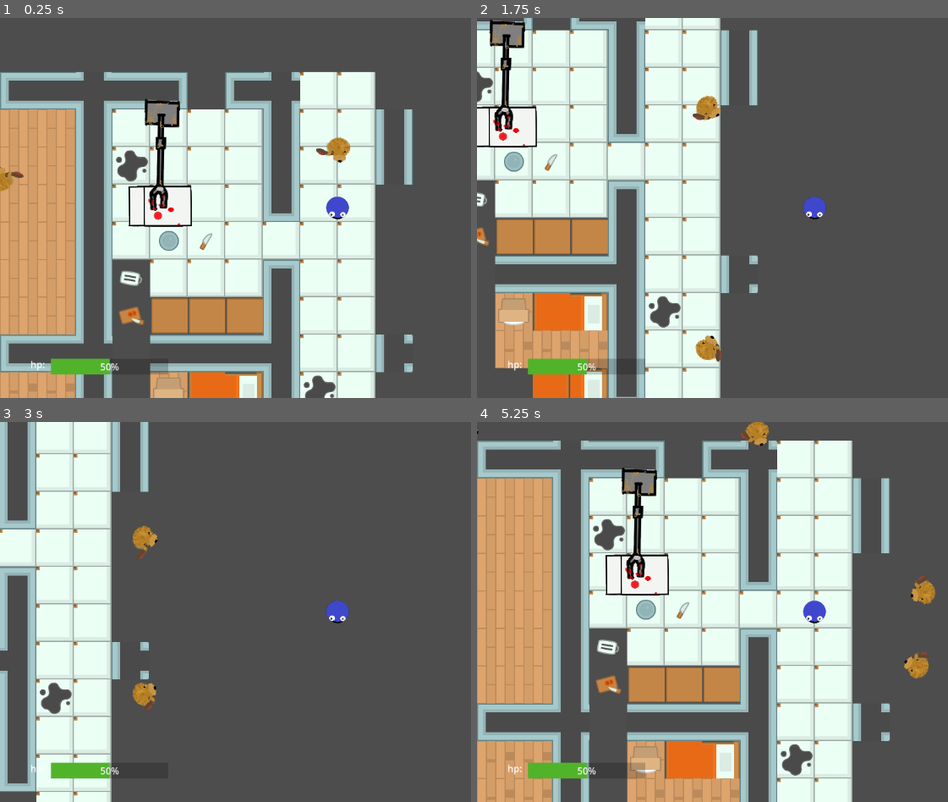
Above: before the commit, frames 1-4 (two rows, left to right).
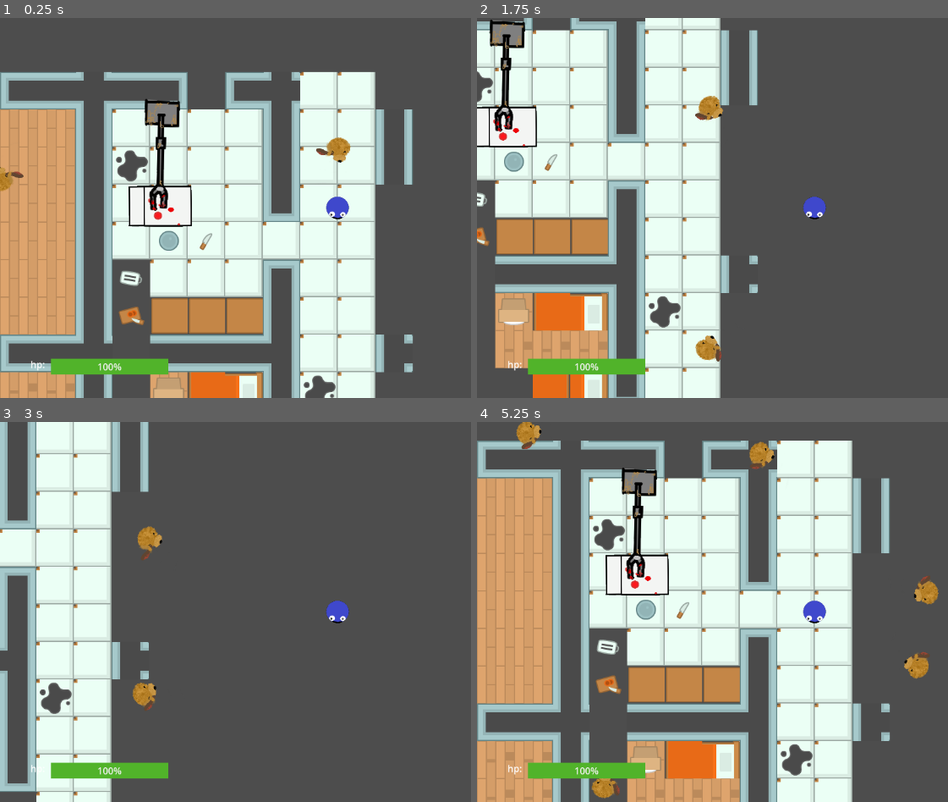
Above: after the commit, the same moments.

Repository: Tvorba-her-v-pohybu/cookie-monster
Game: Godot game, scene res://main.tscn
The game is run twice, just before and just after one commit, with the same random seed, the same clock (stepped at 60 frames per second) and the same inputs.
Inputs:
- Up to frame 1 (0.25 s): no input
- Up to frame 2 (1.75 s): hold Right (ui_right) 0.53-1.28 s; hold Down (ui_down) from 1.28 s (still down)
- Up to frame 3 (3 s): release Down (ui_down) at 2.03 s; hold Right (ui_right) 2.03-2.78 s; hold Up (ui_up) from 2.78 s (still down)
- Up to frame 4 (5.25 s): release Up (ui_up) at 3.53 s; hold Left (ui_left) 3.53-5.03 s; hold Down (ui_down) from 5.03 s (still down)

The runs differ from the first frame. In frame 1, 0.6% of the frame differs, in the area x 20-36%, y 89-94%; in frame 2, 0.7%; in frame 3, 0.8%; in frame 4, 1.8%, in the area x 0-99%, y 0-100%.

Commit message:
dmg

Diff:
--- /dev/null
+++ b/godot_project/canvas_layer.gd
@@ -0,0 +1,11 @@
+extends CanvasLayer
+
+
+# Called when the node enters the scene tree for the first time.
+func _ready() -> void:
+	pass # Replace with function body.
+
+
+# Called every frame. 'delta' is the elapsed time since the previous frame.
+func _process(delta: float) -> void:
+	%Healthbar.value = %CharacterBody2D.health
--- a/godot_project/character_body_2d.gd
+++ b/godot_project/character_body_2d.gd
@@ -1,5 +1,6 @@
 extends CharacterBody2D
 
+var health := 100
 
 const SPEED = 300.0
 const JUMP_VELOCITY = -400.0
@@ -7,6 +8,7 @@
 
 func process_damage(value: int):
 	$AnimationPlayer.play("dmg")
+	health -= value
 
 func _physics_process(delta: float) -> void:
 
--- a/godot_project/enemy.gd
+++ b/godot_project/enemy.gd
@@ -3,6 +3,8 @@
 
 @export var SPEED = 90.0
 @export var ACCEL = 8.0
+
+@export var damage = 5
 
 @export var target : Node2D
 
@@ -41,7 +43,7 @@
 	$AnimatedSprite2D.play()
 
 	if player != null:
-		player.process_damage(10)
+		player.process_damage(damage)
 
 
 
--- a/godot_project/enemy.tscn
+++ b/godot_project/enemy.tscn
@@ -10,7 +10,7 @@
 [ext_resource type="Texture2D" uid="uid://dpfkyipl8yl4a" path="res://utok.png" id="8_ynogb"]
 
 [sub_resource type="CircleShape2D" id="CircleShape2D_kl45v"]
-radius = 20.0
+radius = 13.0384
 
 [sub_resource type="SpriteFrames" id="SpriteFrames_0mvte"]
 animations = [{
--- a/godot_project/main.tscn
+++ b/godot_project/main.tscn
@@ -1,10 +1,11 @@
-[gd_scene load_steps=11 format=4 uid="uid://duc2ch0tq0b2k"]
+[gd_scene load_steps=12 format=4 uid="uid://duc2ch0tq0b2k"]
 
 [ext_resource type="PackedScene" uid="uid://i2w6rdpteogq" path="res://main_char/main_char.tscn" id="2_co45l"]
 [ext_resource type="Texture2D" uid="uid://dnjb8p3e4rnuh" path="res://enviroment/Tilesheet/tilesheet_complete.png" id="3_mp1t1"]
 [ext_resource type="PackedScene" uid="uid://bo0r70ejqfu7x" path="res://enemy.tscn" id="4_ca23p"]
 [ext_resource type="Texture2D" uid="uid://cuf46acom73is" path="res://obrazky/postel_krvava.png" id="4_sh0mo"]
 [ext_resource type="Texture2D" uid="uid://cewmvlwejxsga" path="res://obrazky/robo_koncetina.png" id="5_vngxh"]
+[ext_resource type="Script" path="res://canvas_layer.gd" id="6_pa116"]
 
 [sub_resource type="NavigationPolygon" id="NavigationPolygon_o8n0p"]
 vertices = PackedVector2Array(-1079, -739.289, -1050.64, -738.711, -1051.4, -726.703, -1079, -737, -1127, -737, -1099,  …(8805 unchanged characters)…
@@ -7606,6 +7607,7 @@
 tile_set = SubResource("TileSet_lmocr")
 
 [node name="CharacterBody2D" parent="NavigationRegion2D" instance=ExtResource("2_co45l")]
+unique_name_in_owner = true
 
 [node name="Enemy" parent="NavigationRegion2D" node_paths=PackedStringArray("target") instance=ExtResource("4_ca23p")]
 target = NodePath("../CharacterBody2D")
@@ -7654,6 +7656,7 @@
 texture = ExtResource("5_vngxh")
 
 [node name="CanvasLayer" type="CanvasLayer" parent="."]
+script = ExtResource("6_pa116")
 
 [node name="Label" type="Label" parent="CanvasLayer"]
 anchors_preset = 2
@@ -7666,7 +7669,8 @@
 grow_vertical = 0
 text = "hp:"
 
-[node name="ProgressBar" type="ProgressBar" parent="CanvasLayer"]
+[node name="Healthbar" type="ProgressBar" parent="CanvasLayer"]
+unique_name_in_owner = true
 custom_minimum_size = Vector2(200, 0)
 offset_left = 87.0
 offset_top = 581.0
